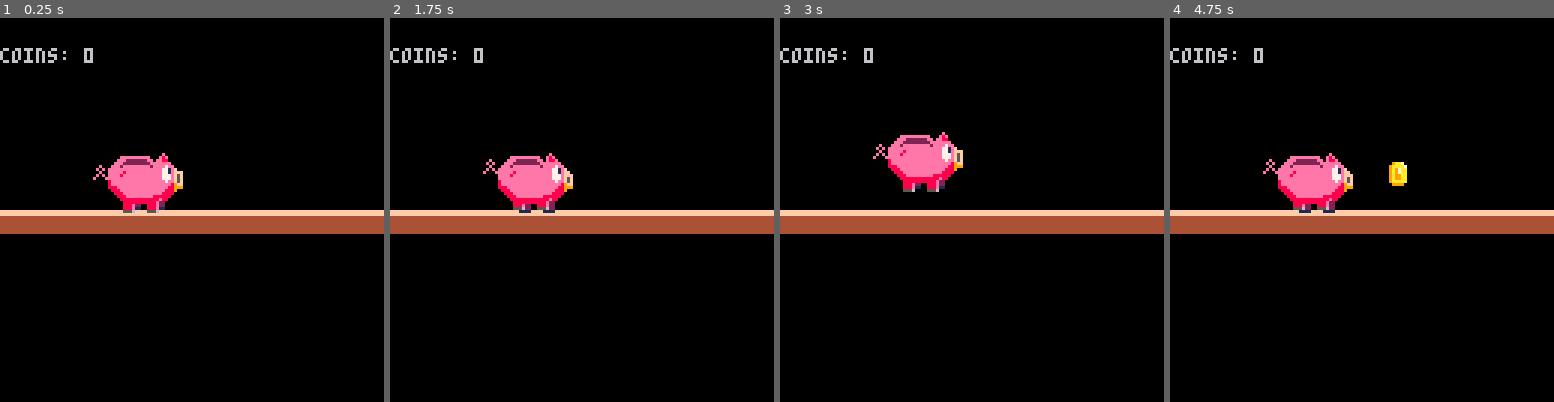
Above: before the commit, frames 1-4 (left to right).
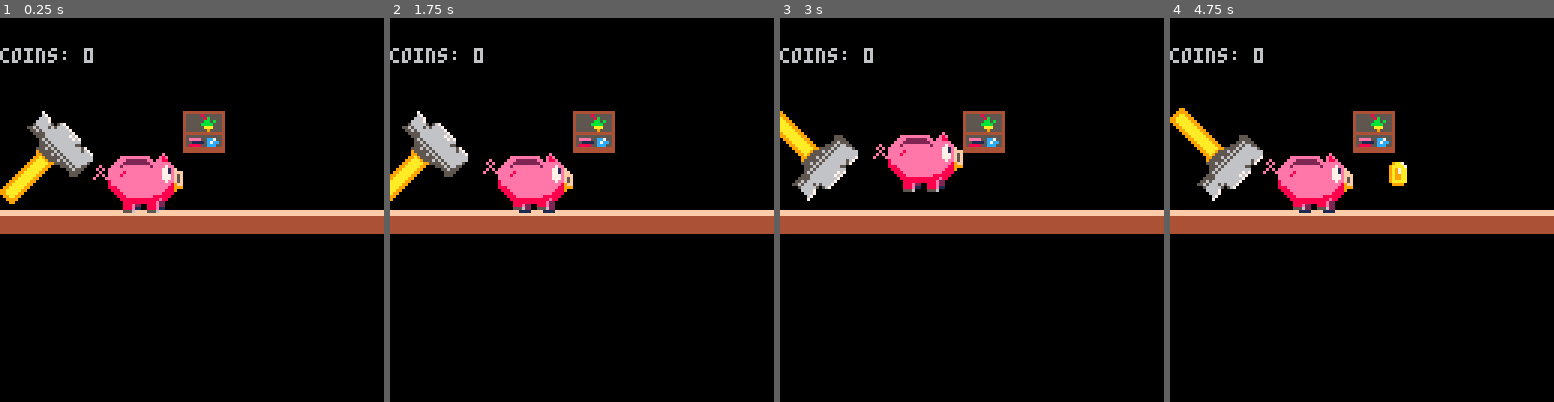
Above: after the commit, the same moments.

Repository: Houzvicka/ld44
Game: PICO-8 cartridge piggy.p8
The game is run twice, just before and just after one commit, with the same random seed, the same clock (stepped at 60 frames per second) and the same inputs.
Inputs:
- Up to frame 1 (0.25 s): no input
- Up to frame 2 (1.75 s): hold Right from 1.6 s (still down)
- Up to frame 3 (3 s): release Right at 2.1 s; hold Up 2.15-2.42 s; hold Right from 2.47 s (still down)
- Up to frame 4 (4.75 s): release Right at 3.03 s; hold Left 3.08-3.58 s; hold Right 4.02-4.68 s; hold Up from 4.73 s (still down)

The runs differ from the first frame. In frame 1, 3.4% of the frame differs, in the area x 0-59%, y 24-49%; in frame 2, 3.2%; in frame 3, 3.2%; in frame 4, 3.4%.

Commit message:
hammer and background stuff;

Diff:
--- a/piggy.p8
+++ b/piggy.p8
@@ -10,6 +10,8 @@
 	fs={64,68}
  game_over=false
  make_player()
+ make_hammer()
+ put_items()
 end
 
 function _update()
@@ -27,10 +29,13 @@
 		if(#coins > 10) then
 			del(coins,coins[0])
 		end
+
+		smash_hammer()
  end
 
  move_player()
  move_coins()
+ move_hammer()
 
  printh("bg "..bg)
 end
@@ -45,6 +50,8 @@
 
  draw_player()
  draw_coins()
+ draw_hammer()
+ draw_items()
 
  --draw score
  print("coins: "..player.ncoin, player.x - 30, 10)
@@ -187,6 +194,28 @@
 
 -->8
 //hammer
+
+degrees = 0
+fliprot = false
+
+function make_hammer()
+	hammer = {}
+	hammer.x = 0
+	hammer.y = 30
+	hammer.sprite = 8
+end
+
+function draw_hammer()
+	spr(hammer.sprite,hammer.x,hammer.y,4,4, false, fliprot)
+end
+
+function move_hammer()
+	hammer.x = -curr_speed*10+10
+end
+
+function smash_hammer()
+	fliprot = not(fliprot)
+end
 -->8
 //global
 
@@ -221,6 +250,33 @@
 
 function draw_grounds()
  bg = (bg+curr_speed)%64
+end
+-->8
+//background
+
+items = {}
+
+function put_items()
+	item = put_item(16)
+	add(items,item)
+end
+
+function draw_items()
+ for i in all(items) do
+ 	draw_item(i)
+ end
+end
+
+function put_item(index)
+	local item = {}
+	item.x = 60
+	item.y = 30
+	item.sprite = index
+	return item
+end
+
+function draw_item(item)
+ spr(item.sprite,item.x,item.y,2,2)
 end
 __gfx__
 00000000009aa700009aa700000970000009700000097000009aa700ffffffff0000000000000000000000000000000000000000000000000000000000000000
